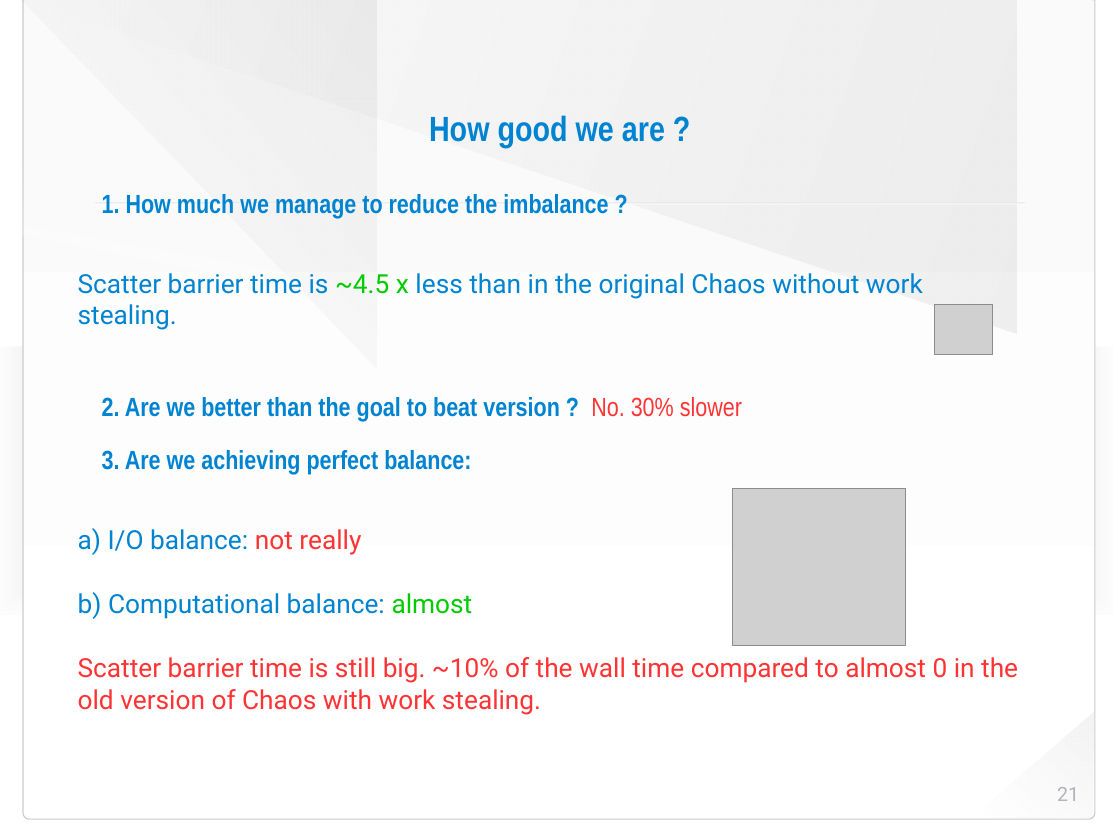
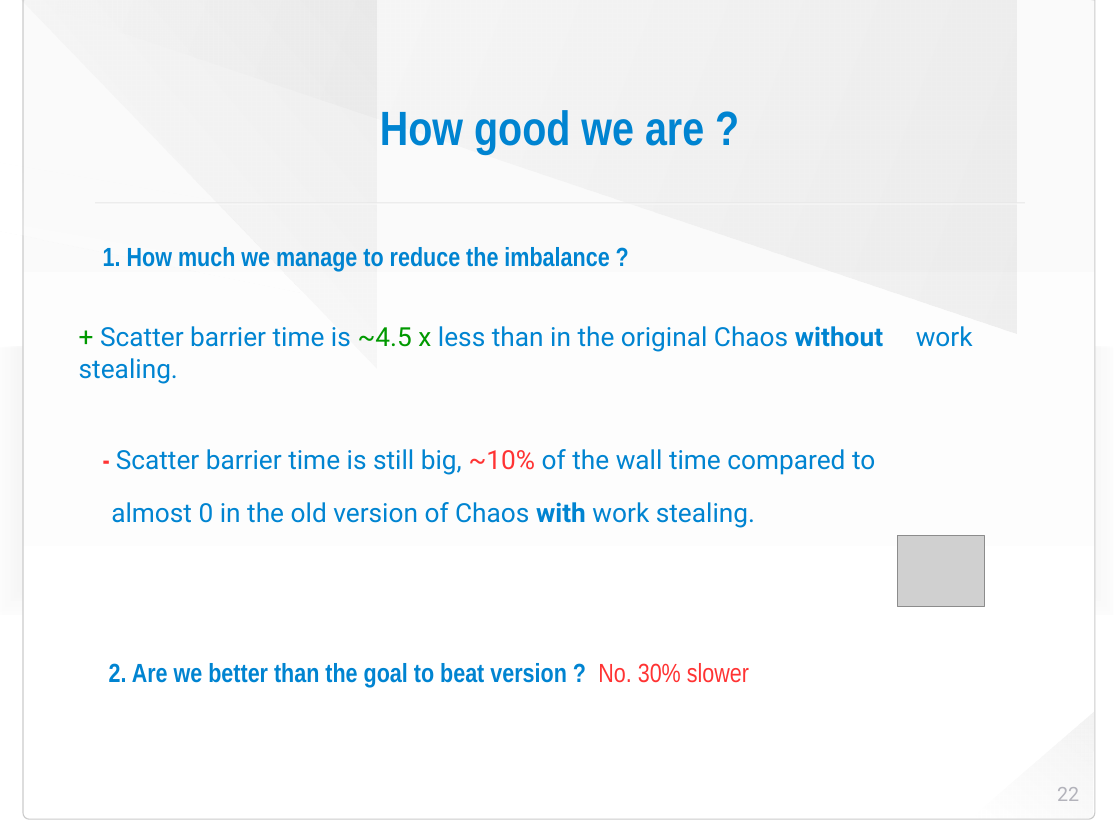
Before and after one commit to HaprianVlad/chaos, a slide deck: slide 22 of presentation.odp (slide 21 before the commit). Drawn at 1120x840 pixels with LibreOffice and Linux fonts; fonts in the diff are those of the drawing; grey boxes stand for pictures; background and template pictures are left out. Boxes give left, top, right and bottom in pixels: in the first picture for what was removed or moved away, otherwise in the second. Text is boxed around its words. In the diff, an @@ line names an element or a change of style, - is before the commit and + after.

```diff
--- a/presentation.odp
+++ b/presentation.odp
@@ title "How good we are ?" at bbox=[380, 110, 704, 154]: size 32 to 44 pt @@
@@ text at bbox=[100, 326, 973, 528]: text changed @@
-Scatter barrier time is ~4.5 x less than in the original Chaos without work stealing.
++ Scatter barrier time is ~4.5 x less than in the original Chaos without work stealing.
+- Scatter barrier time is still big, ~10% of the wall time compared to
+almost 0 in the old version of Chaos with work stealing.
@@ picture removed at bbox=[935, 305, 992, 354] @@
@@ text at bbox=[78, 450, 1018, 715]: paragraphs removed @@
-3. Are we achieving perfect balance:
-a) I/O balance: not really
-b) Computational balance: almost
-Scatter barrier time is still big. ~10% of the wall time compared to almost 0 in the old version of Chaos with work stealing.
@@ picture: place and size @@
-picture at bbox=[732, 488, 906, 646]
+picture at bbox=[898, 536, 985, 606]
@@ page number at bbox=[1057, 787, 1079, 801]: text changed @@
-21
+22
```
Also in this commit, not shown: 31 other slides changed, 6 slides added, 1 slide removed, 4 other files.
